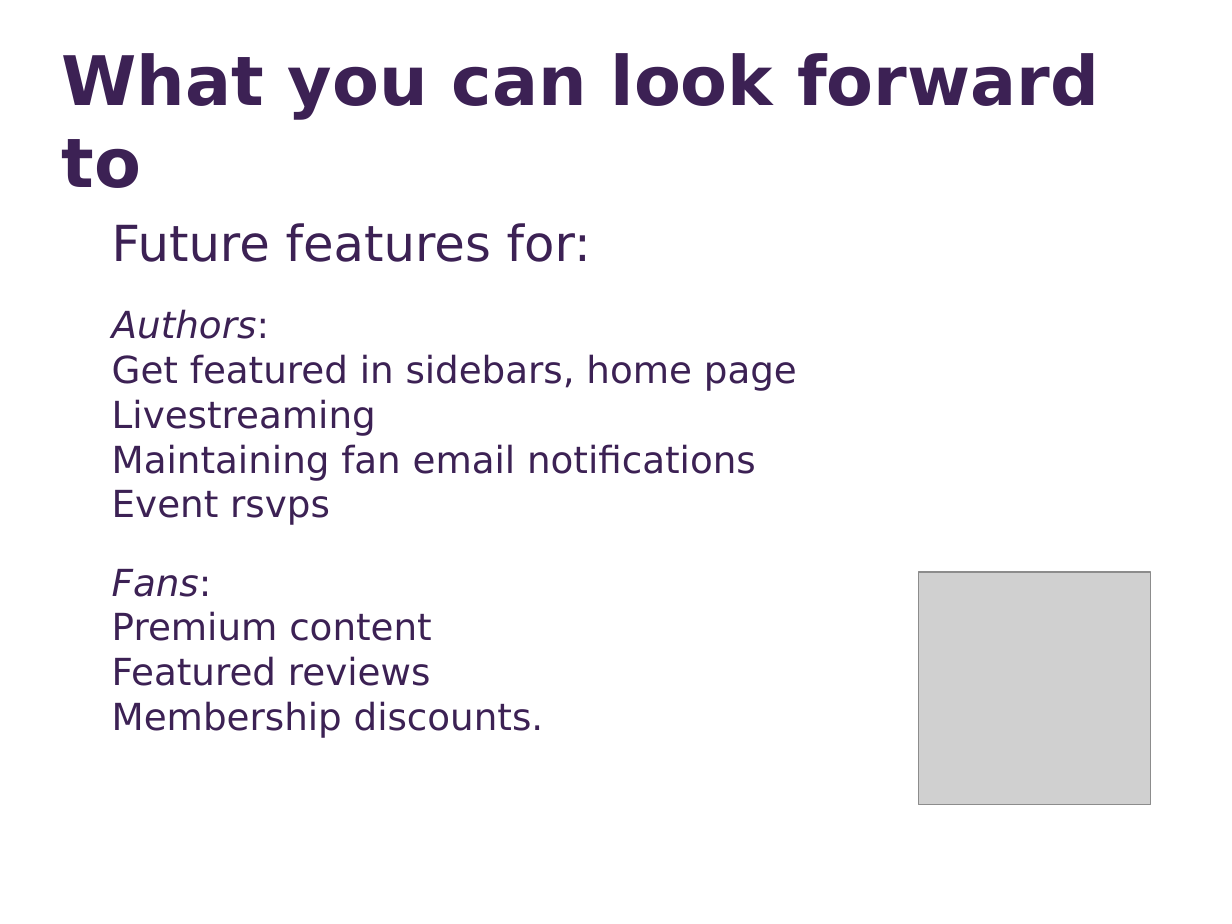
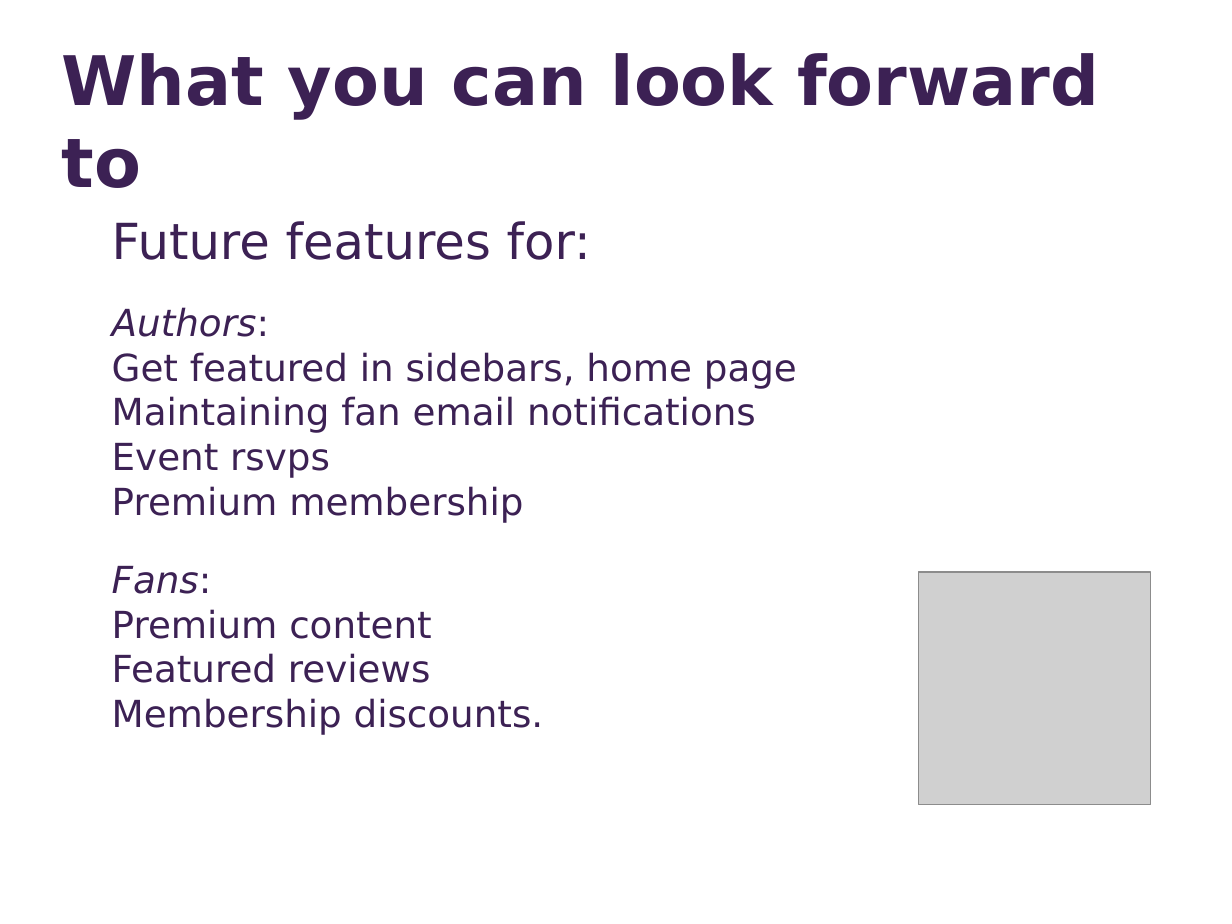
Before and after one commit to ece106/tomatocan, a slide deck: slide 7 of public/marketingSlides.pptx. Drawn at 1232x924 pixels with LibreOffice and Linux fonts; fonts in the diff are those of the drawing; grey boxes stand for pictures. Boxes give left, top, right and bottom in pixels: in the first picture for what was removed or moved away, otherwise in the second. Text is boxed around its words. In the diff, an @@ line names an element or a change of style, - is before the commit and + after.

```diff
--- a/public/marketingSlides.pptx
+++ b/public/marketingSlides.pptx
@@ text at (112, 399, 376, 436): paragraph removed @@
-Livestreaming
@@ text at (112, 486, 523, 523): paragraph added @@
+Premium membership
```
Also in this commit, not shown: 2 other slides changed, 6 other files.
